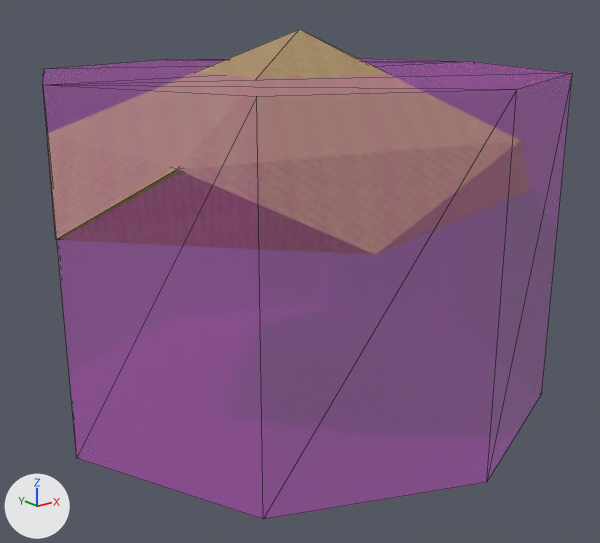
The COLLADA model beamng-props/rocks/export/dae/rock_med_tan_a.dae, before and after one commit.
Before and after are seen from a 50 mm camera at (-1.266, -1.585, 0.943) aimed at (-0.037, -0.049, 0.329). Arrows for +X, +Y and +Z are at lower left; the lights stay in place. The first picture is the older version. Mesh edges are drawn as thin lines. Where no turn or scale is listed for an object, it has been applied to the vertices.

The first picture shows 'Colmesh_rock-1', 'rock_med_tan_a_a800'.
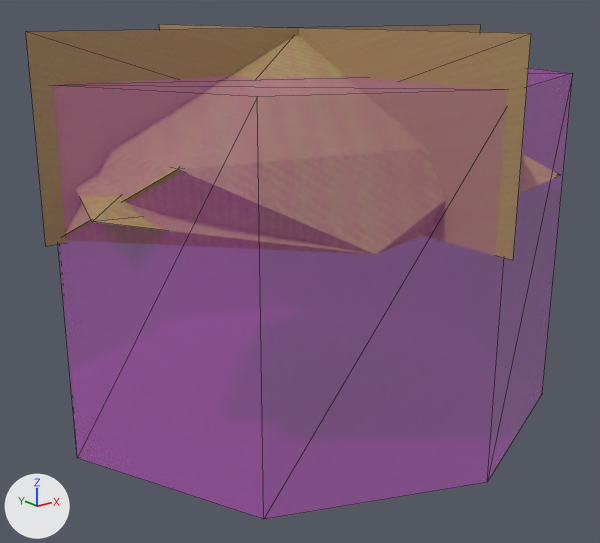
Where the newer file only moved an object's origin or applied its transform, the numbers keep the older frame.

Location of each change, (x1, y1, x2, y2) in pixels of the pictures (600 x 543 px):
'rock_med_tan_a_a50', added (brown): after (26, 24, 531, 261)
'rock_med_tan_a_a200', added (mostly hidden): after (79, 175, 561, 230)

The edits, one by one:
Mesh me_rock_med_tan_a_a50 is new.
It has 8 vertices, 4 faces and spans x -0.662..0.627, y -0.664..0.625, z 0.496..0.907.
It uses material mat_rock_003 (picture img_rock_tan_png).
Mesh me_rock_med_tan_a_a200 is new.
It has 7 vertices, 10 faces and spans x -0.631..0.625, y -0.484..0.524, z 0.5..0.903.
It uses material mat_rock_003 (picture img_rock_tan_png).
Object 'rock_med_tan_a_a50' (ob_rock_med_tan_a_a50) is new; it shows me_rock_med_tan_a_a50.
Its location is (0.0, 0.0, 0.0).
Object 'rock_med_tan_a_a200' (ob_rock_med_tan_a_a200) is new; it shows me_rock_med_tan_a_a200.
Its location is (0.0, 0.0, 0.0).
